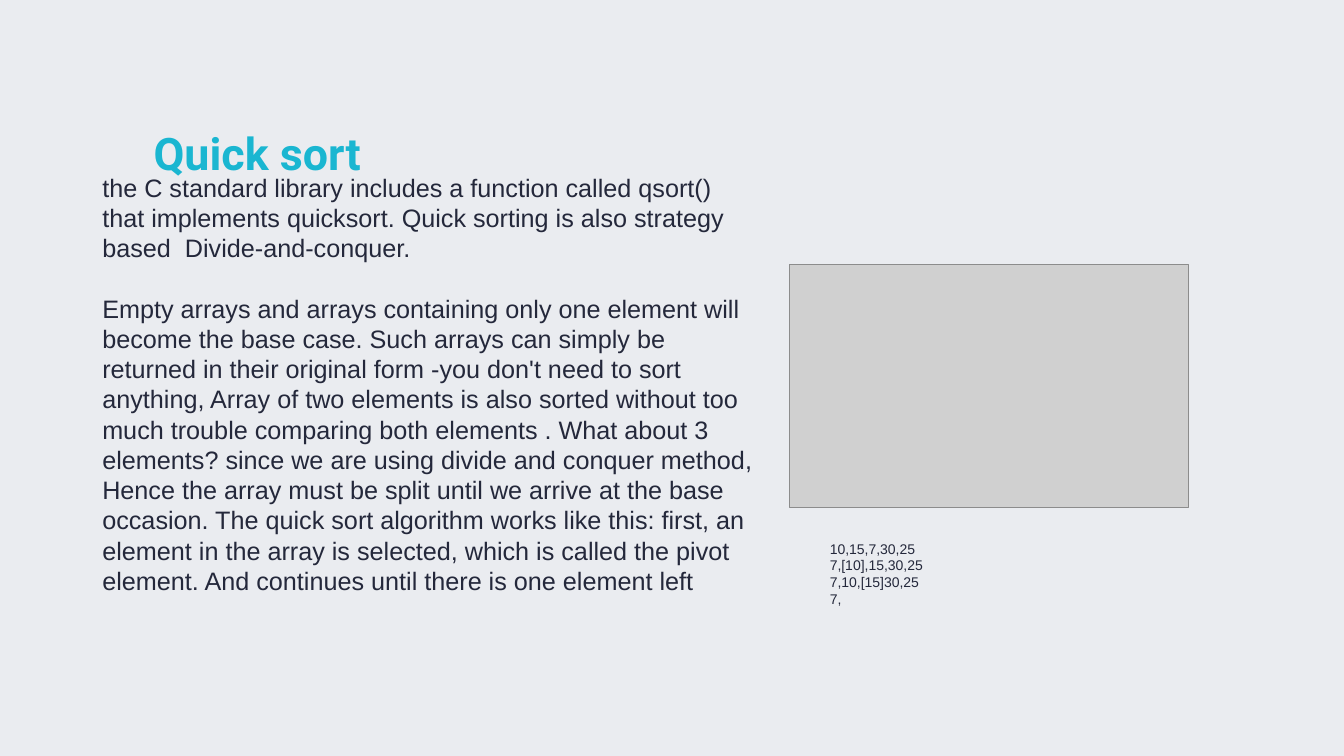
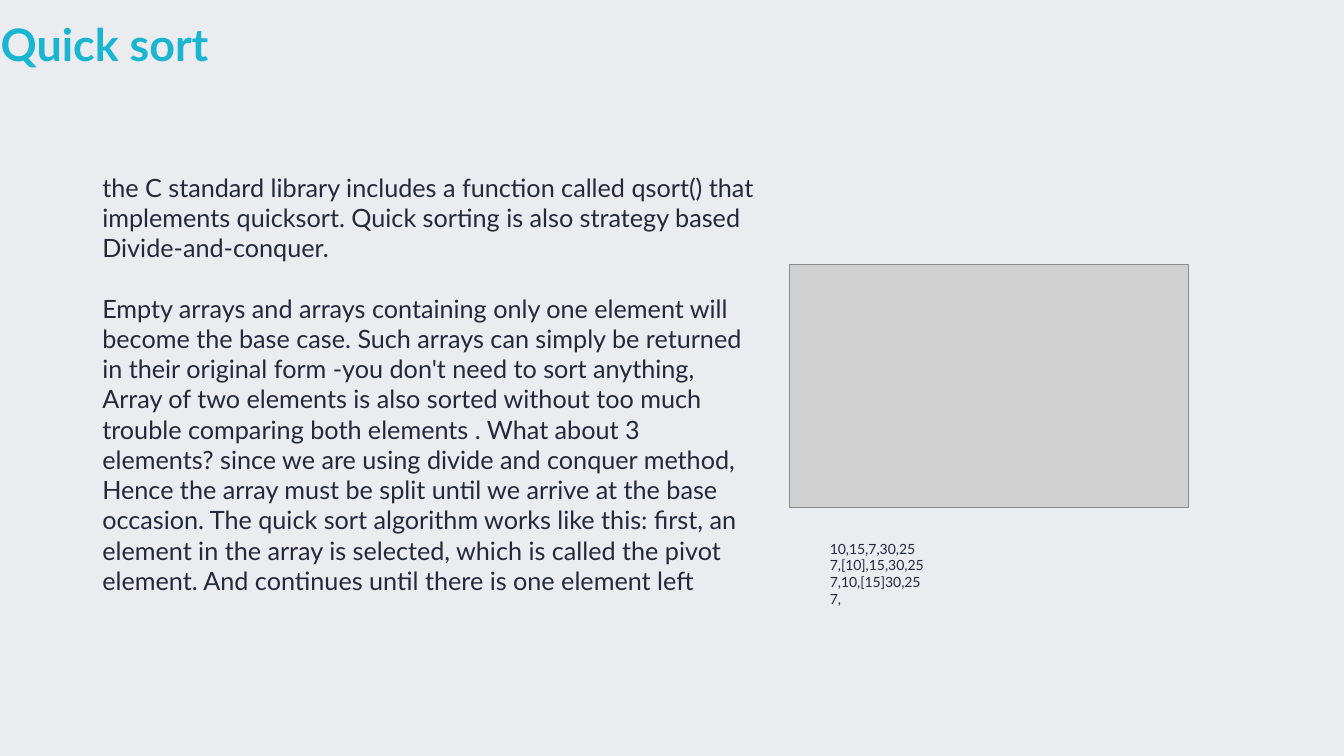
Before and after one commit to TigranVardanyan/Algorithms-and-Data-structures, a slide deck: slide 10 of ds&a.pptx. Drawn at 1344x756 pixels with LibreOffice and Linux fonts; fonts in the diff are those of the drawing; grey boxes stand for pictures. Boxes give left, top, right and bottom in pixels: in the first picture for what was removed or moved away, otherwise in the second. Text is boxed around its words. In the diff, an @@ line names an element or a change of style, - is before the commit and + after.

```diff
--- a/ds&a.pptx
+++ b/ds&a.pptx
@@ title "Quick sort": place and size @@
-title "Quick sort" at [154, 136, 361, 181]
+title "Quick sort" at [1, 27, 209, 68]
@@ title "Quick sort" at [1, 27, 209, 68]: font Roboto to Lato @@
@@ text "the C standard library includes ..." at [102, 177, 753, 590]: font Arial to Lato @@
@@ text "10,15,7,30,25" at [830, 544, 924, 606]: font Arial to Lato @@
```
Also in this commit, not shown: 26 other slides changed.
